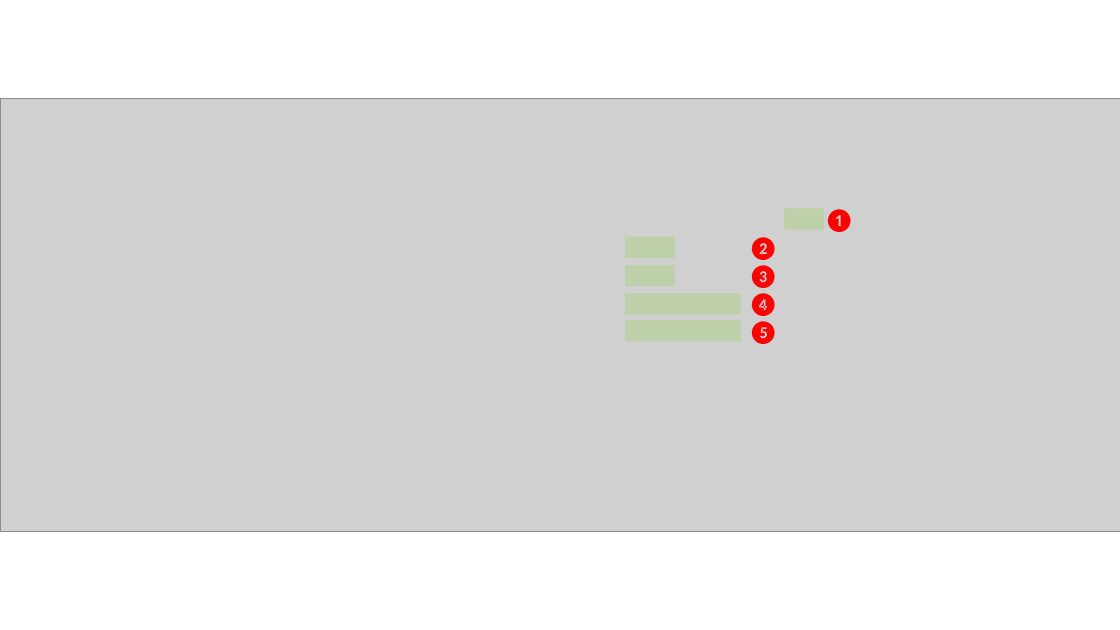
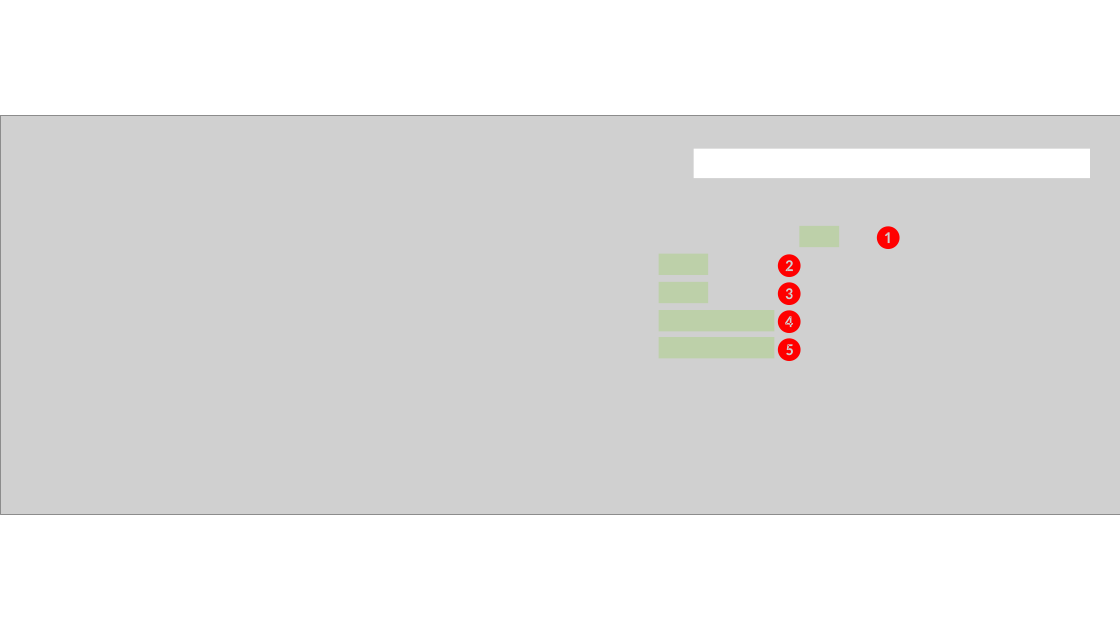
Before and after one commit to BananaAccounting/doc10, a slide deck: slide 2 of en/accounting/other functions/node_9981_images.pptx. Drawn at 1120x630 pixels with LibreOffice and Linux fonts; fonts in the diff are those of the drawing; grey boxes stand for pictures. Boxes give left, top, right and bottom in pixels: in the first picture for what was removed or moved away, otherwise in the second. Text is boxed around its words. In the diff, an @@ line names an element or a change of style, - is before the commit and + after.

```diff
--- a/en/accounting/other functions/node_9981_images.pptx
+++ b/en/accounting/other functions/node_9981_images.pptx
@@ picture: place and size @@
-picture at <box>0,98,1120,531</box>
+picture at <box>0,115,1120,514</box>
@@ rectangle added at <box>694,149,1091,178</box>, fill #FFFFFF @@
@@ text "❷": place and size @@
-text "❷" at <box>748,237,779,344</box>
+text "❷" at <box>774,254,805,361</box>
@@ text "❶": place and size @@
-text "❶" at <box>824,208,855,234</box>
+text "❶" at <box>873,225,904,251</box>
@@ rectangle: place and size @@
-rectangle at <box>785,208,824,229</box>
+rectangle at <box>800,226,839,247</box>
@@ 4 rectangles: place and size @@
-4 rectangles at <box>625,237,741,341</box>
+4 rectangles at <box>659,254,775,358</box>
```
Also in this commit, not shown: 2 other slides changed, 4 other files.
